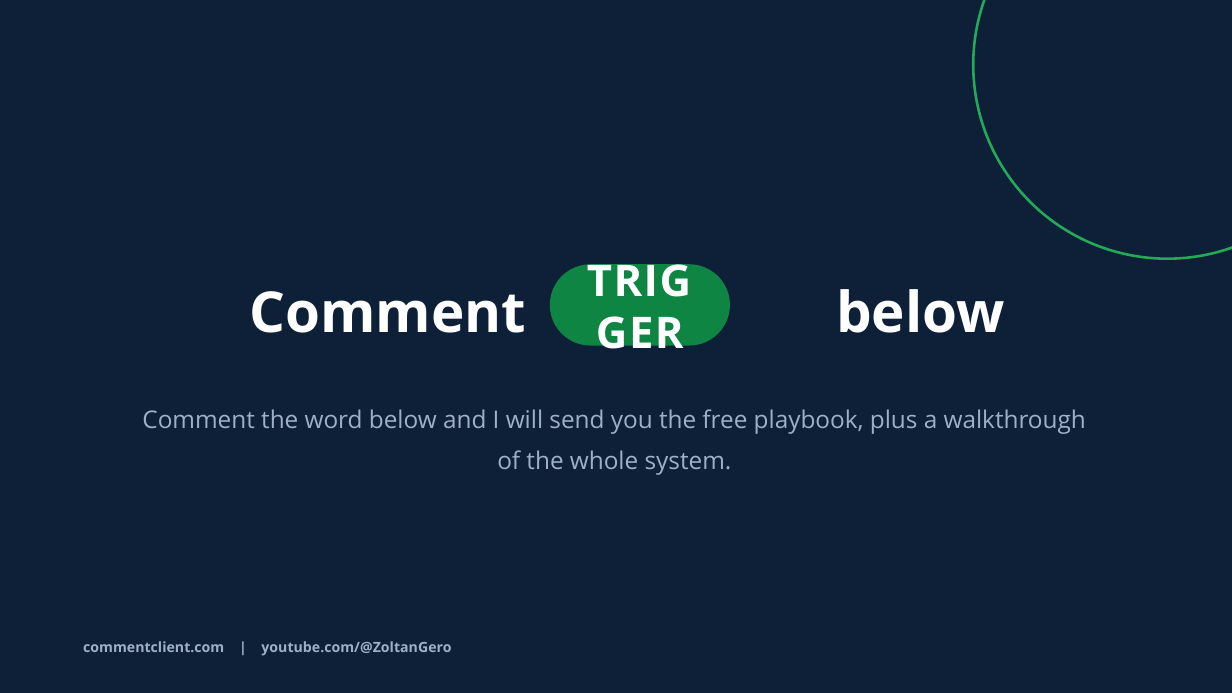
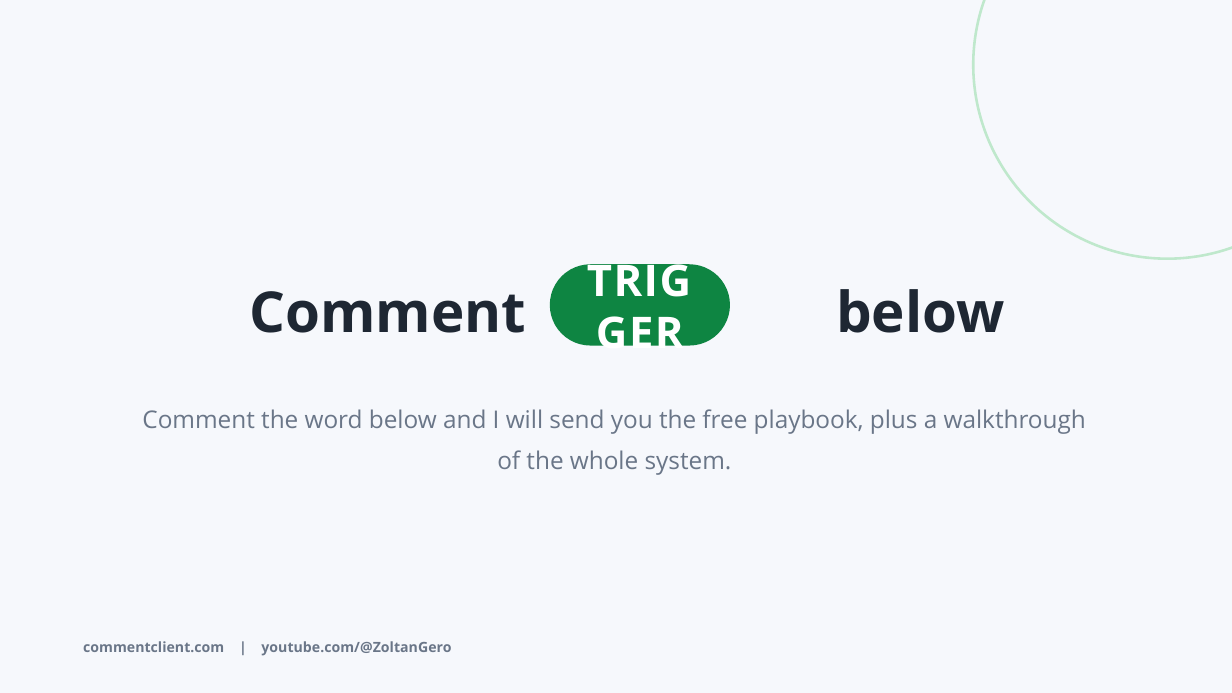
Before and after one commit to YogiZoli/design-system, a slide deck: slide 10 of tools/pptx-template/samples/C2C_Lead_Magnet_Promo.pptx. Drawn at 1232x693 pixels with LibreOffice and Linux fonts; fonts in the diff are those of the drawing. Boxes give left, top, right and bottom in pixels: in the first picture for what was removed or moved away, otherwise in the second. Text is boxed around its words. In the diff, an @@ line names an element or a change of style, - is before the commit and + after.

```diff
--- a/tools/pptx-template/samples/C2C_Lead_Magnet_Promo.pptx
+++ b/tools/pptx-template/samples/C2C_Lead_Magnet_Promo.pptx
@@ background #0E2038 to #F6F8FC @@
@@ ellipse at box(973, 0, 1232, 259): outline #24A957 2 pt to #BFE8CC 2 pt @@
@@ text "Comment" at box(250, 291, 527, 333): text colour #FFFFFF to #1E2733 @@
@@ text "below" at box(836, 289, 1004, 333): text colour #FFFFFF to #1E2733 @@
@@ text "Comment the word below and ..." at box(142, 409, 1086, 475): text colour #9DB0C7 to #6A7688 @@
@@ text "commentclient.com | youtube.com/@ZoltanGero" at box(83, 641, 451, 656): text colour #9DB0C7 to #6A7688 @@
```
Also in this commit, not shown: 5 other slides changed, 6 other files.
